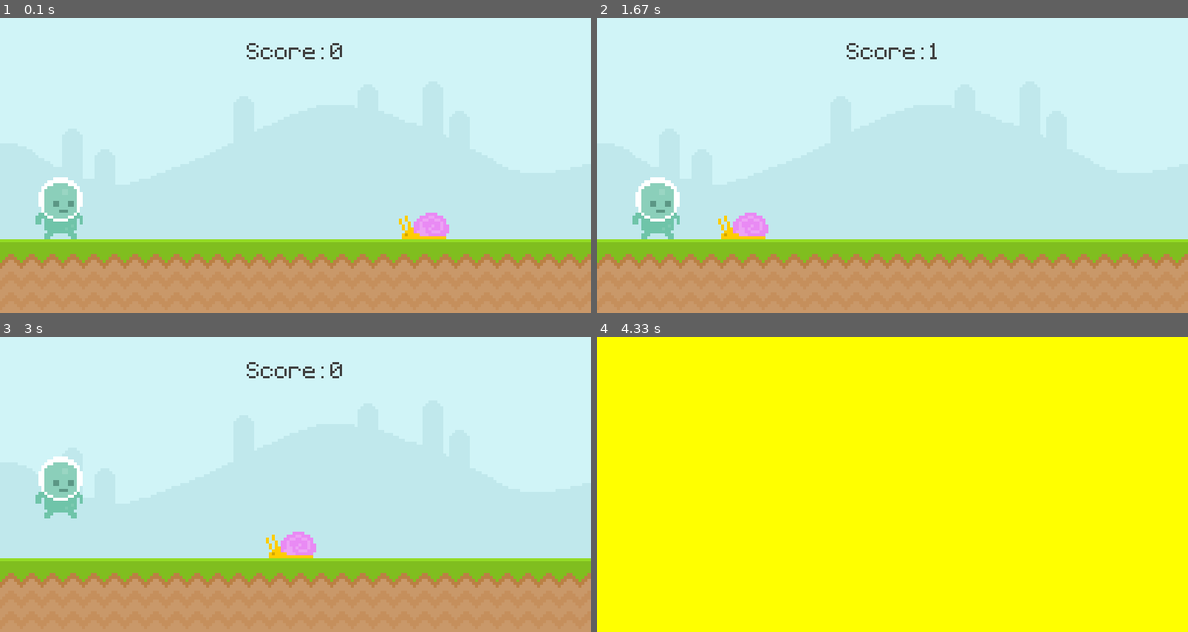
Above: before the commit, frames 1-4 (two rows, left to right).
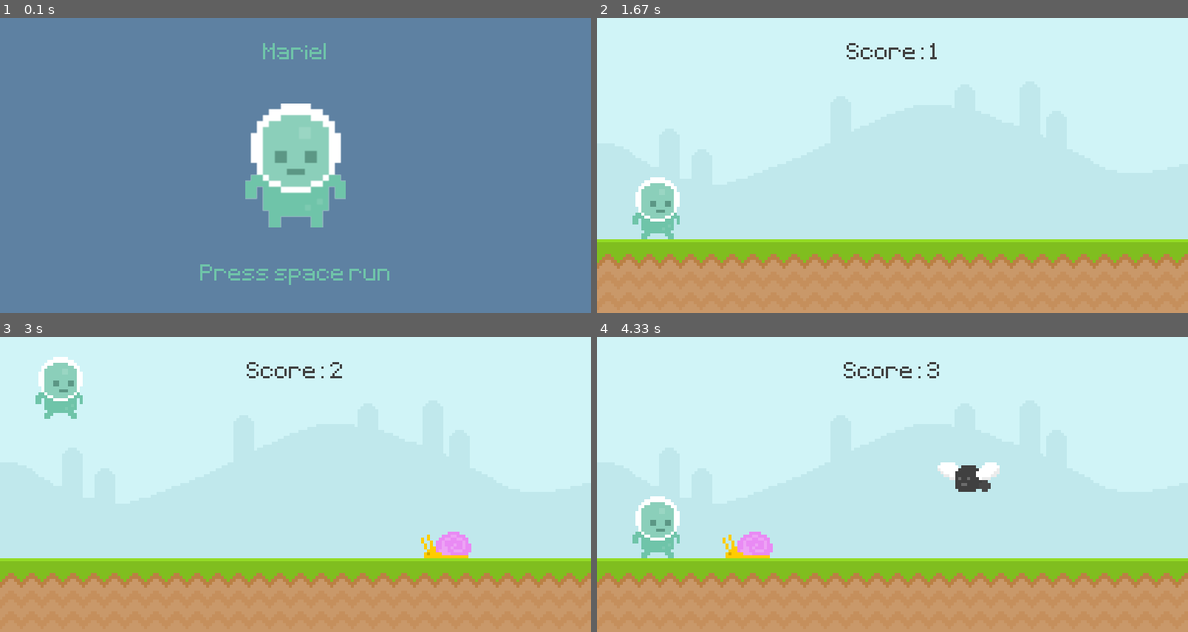
Above: after the commit, the same moments.

Repository: OscarMinjarez/learn-pygame
Game: pygame game, started from game.py
The game is run twice, just before and just after one commit, with the same random seed, the same clock (stepped at 60 frames per second) and the same inputs.
Inputs (mouse positions are in pixels of both pictures, inside the frame that each line leads up to):
- Up to frame 1 (0.1 s): no input
- Up to frame 2 (1.67 s): tap Space at 0.33 s; click (656, 206) at 0.72 s
- Up to frame 3 (3 s): tap Space at 2, 2.4, 2.7 s
- Up to frame 4 (4.33 s): tap Space at 3.23, 3.53 s; click (1105, 460) at 4.28 s

The runs differ from the first frame. In frame 1, 100% of the frame differs, in the area x 0-100%, y 0-100%; in frame 2, 0.6%; in frame 3, 3.7%; in frame 4, 100%.

Commit message:
Implement more enemys, dynamism, and optimization

Diff:
--- a/game.py
+++ b/game.py
@@ -1,5 +1,6 @@
 import pygame
 from sys import exit
+from random import randint
 
 def display_score():
 	current_time = pygame.time.get_ticks() - start_time
@@ -7,13 +8,35 @@
 	score_rect = score_surface.get_rect(center = (400, 50))
 	screen.blit(score_surface, score_rect)
 
+	return int(current_time / 1000)
+
+def obstacle_movement(obstacle_list):
+	if obstacle_list:
+		for obstacle_rect in obstacle_list:
+			obstacle_rect.x -= 5
+
+			if obstacle_rect.bottom == 300: screen.blit(snail_surface, obstacle_rect)
+			else: screen.blit(fly_surface, obstacle_rect)
+
+		obstacle_list = [obstacle for obstacle in obstacle_list if obstacle.x > -100]
+
+		return obstacle_list
+	else: return []
+
+def collisions(player, obstacles):
+	if obstacles:
+		for obstacles_rect in obstacles:
+			if player.colliderect(obstacles_rect): return False
+	return True
+
 pygame.init()
 screen = pygame.display.set_mode((800, 400))
-pygame.display.set_caption("Runner")
+pygame.display.set_caption("Mariel")
 clock = pygame.time.Clock()
 test_font = pygame.font.Font("./font/Pixeltype.ttf", 50)
-game_active = True
+game_active = False
 start_time = 0
+score = 0
 
 sky_surface = pygame.image.load("./graphics/Sky.png").convert_alpha()
 ground_surface = pygame.image.load("./graphics/ground.png").convert_alpha()
@@ -21,12 +44,29 @@
 # score_surface = test_font.render("My game", False, (64, 64, 64))
 # score_rect = score_surface.get_rect(center = (400, 50))
 
+# Obstacles
 snail_surface = pygame.image.load("./graphics/snail/snail1.png").convert_alpha()
-snail_rect = snail_surface.get_rect(midbottom = (600, 300))
+fly_surface = pygame.image.load("./graphics/Fly/Fly1.png").convert_alpha()
+
+obstacle_rect_list = []
 
 player_surface = pygame.image.load("./graphics/Player/player_walk_1.png").convert_alpha()
 player_rect = player_surface.get_rect(midbottom = (80, 300))
 player_gravity = 0
+
+# Intro screen
+player_stand = pygame.image.load("./graphics/Player/player_stand.png").convert_alpha()
+player_stand = pygame.transform.rotozoom(player_stand, 0, 2)
+player_stand_rect = player_stand.get_rect(center = (400, 200))
+
+game_title = test_font.render("Mariel", False, (111, 196, 169))
+game_title_rect = game_title.get_rect(center = (400, 50))
+game_message = test_font.render("Press space run", False, (111, 196, 169))
+game_message_rect = game_message.get_rect(center = (400, 350))
+
+# Timer
+obstacle_timer = pygame.USEREVENT + 1
+pygame.time.set_timer(obstacle_timer, 1500)
 
 while True:
 	for event in pygame.event.get():
@@ -45,8 +85,13 @@
 		else:
 			if event.type == pygame.KEYDOWN and event.key == pygame.K_SPACE:
 				game_active = True
-				snail_rect.x = 600
 				start_time = pygame.time.get_ticks()
+
+		if event.type == obstacle_timer and game_active:
+			if randint(0,2):
+				obstacle_rect_list.append(snail_surface.get_rect(midbottom = (randint(900, 1100), 300)))
+			else:
+				obstacle_rect_list.append(fly_surface.get_rect(midbottom = (randint(900, 1100), 210)))
 
 	if game_active:
 		screen.blit(sky_surface, (0, 0))
@@ -54,28 +99,37 @@
 		# pygame.draw.rect(screen, "#c0e8ec", score_rect)
 		# pygame.draw.rect(screen, "#c0e8ec", score_rect, 10)
 		# screen.blit(score_surface, score_rect)
-		display_score()
+		score = display_score()
 
-		snail_rect.x -= 4
-		if snail_rect.right < 0:
-			snail_rect.left = 800
+		# snail_rect.x -= 4
+		# if snail_rect.right < 0:
+		# 	snail_rect.left = 800
 
-		screen.blit(snail_surface, snail_rect)
+		# screen.blit(snail_surface, snail_rect)
 
 		# Player
 		player_gravity += 1
 		player_rect.y += player_gravity
 
-		if player_rect.bottom >= 300:
-			player_rect.bottom = 300
+		if player_rect.bottom >= 300: player_rect.bottom = 300
 
 		screen.blit(player_surface, player_rect)
 
+		# Obstacle movement
+		obstacle_rect_list = obstacle_movement(obstacle_rect_list)
+
 		# Collision
-		if snail_rect.colliderect(player_rect):
-			game_active = False
+		game_active = collisions(player_rect, obstacle_rect_list)
 	else:
-		screen.fill("Yellow")
+		screen.fill((94, 129, 162))
+		screen.blit(player_stand, player_stand_rect)
+
+		score_message = test_font.render(f"Your score is: {score}", False, (111, 196, 169))
+		score_message_rect = score_message.get_rect(center = (400, 350))
+		screen.blit(game_title, game_title_rect)
+
+		if score == 0: screen.blit(game_message, game_message_rect)
+		else: screen.blit(score_message, score_message_rect)
 
 	pygame.display.update()
 	clock.tick(60)
